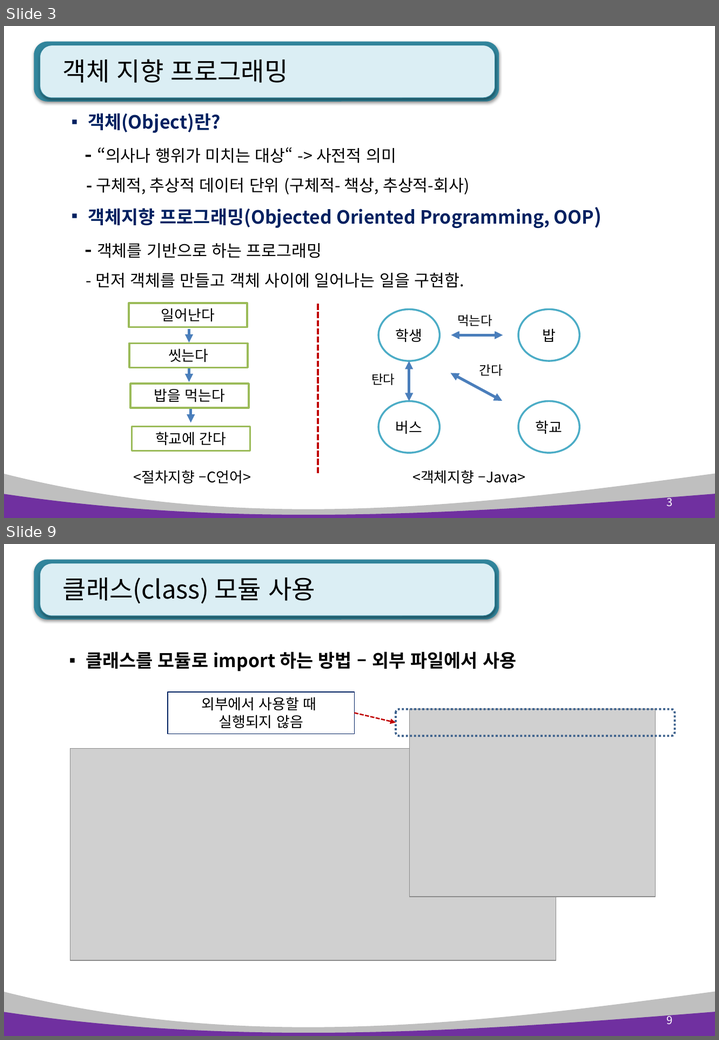
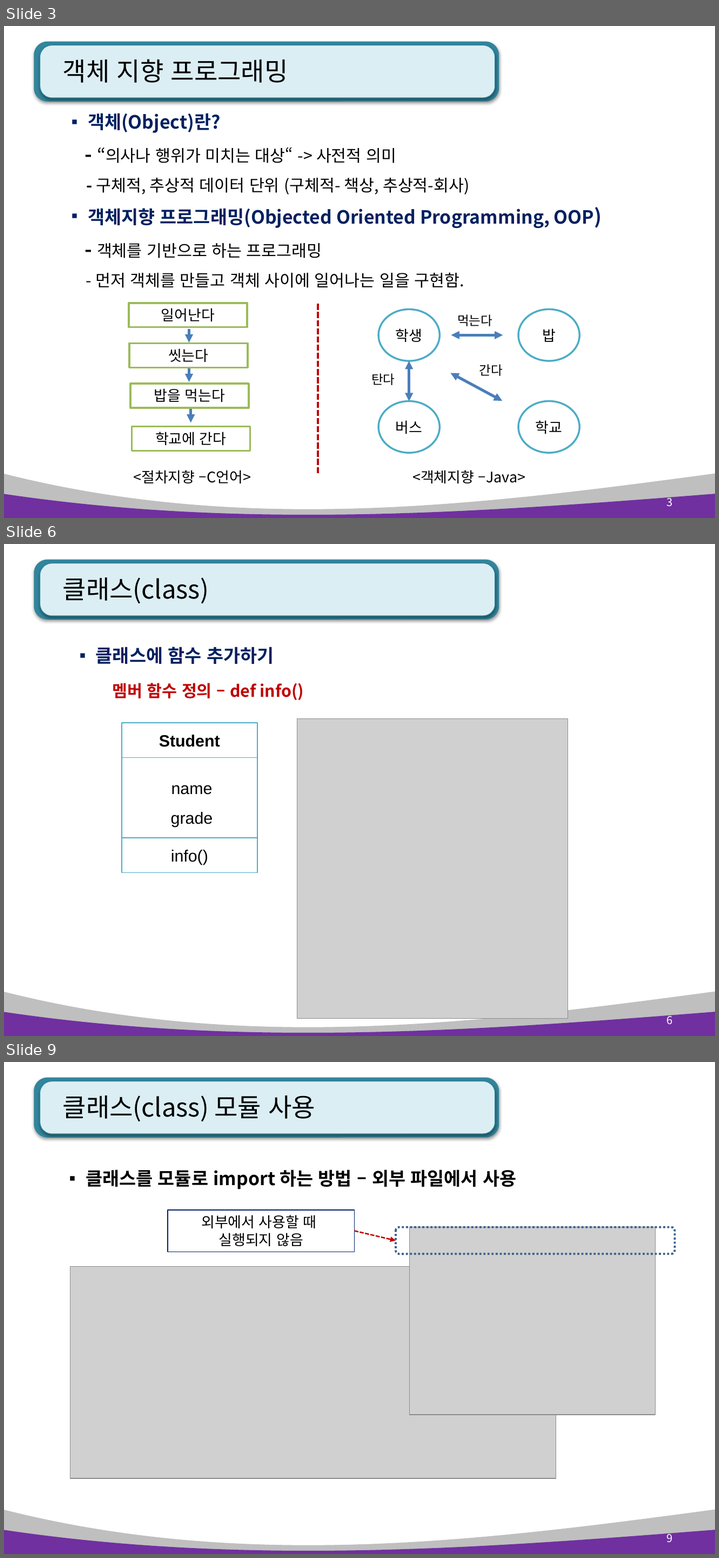
Before and after one commit to kiyongee2/green_project_web, a slide deck: python_ppt/Python 7장. 클래스와 상속 .pptx. Shown one above the other, each under a label of ours: slides 3 and 9 before the commit, slides 3, 6 and 9 after it; the slides between them are not shown. The pictures are 719x1040 and 719x1558 pixels, drawn with LibreOffice and Linux fonts; fonts in the diff are those of the drawing; grey boxes stand for pictures. Boxes give left, top, right and bottom in pixels: in the first picture for what was removed or moved away, otherwise in the second. Text is boxed around its words. In the diff, an @@ line names an element or a change of style, - is before the commit and + after.

Commit message:
class

```diff
--- a/python_ppt/Python 7장. 클래스와 상속 .pptx
+++ b/python_ppt/Python 7장. 클래스와 상속 .pptx
@@ slide 6 added at [4, 544, 715, 1036], background #FFFFFF; not listed: 4 template elements that a slide beside it also shows @@
@@ title added at [63, 577, 209, 603], 28 pt, text #000000 @@
+클래스(class)
@@ text added at [96, 647, 304, 700], 18 pt, text #C00000, bold @@
+▪ 클래스에 함수 추가하기
+  멤버 함수 정의 – def info()
@@ picture added at [297, 719, 568, 1019] @@
@@ rectangle added at [122, 723, 257, 758], fill #FFFFFF, outline #4BACC6 1 pt, 18 pt, text #000000, bold @@
+Student
@@ rectangle added at [122, 758, 257, 838], fill #FFFFFF, outline #4BACC6 1 pt, 18 pt, text #000000 @@
+name
+grade
@@ rectangle added at [122, 838, 257, 873], fill #FFFFFF, outline #4BACC6 1 pt, 18 pt, text #000000 @@
+info()
@@ page number added at [667, 1013, 673, 1024], 12 pt, text #FFFFFF @@
+6
```
Also in this commit, not shown: 4 slides changed.
